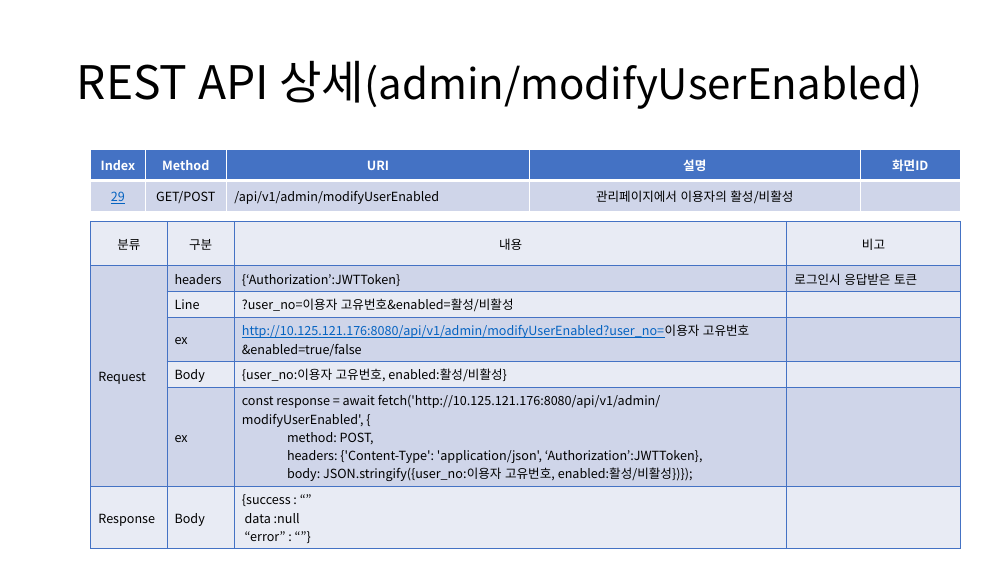
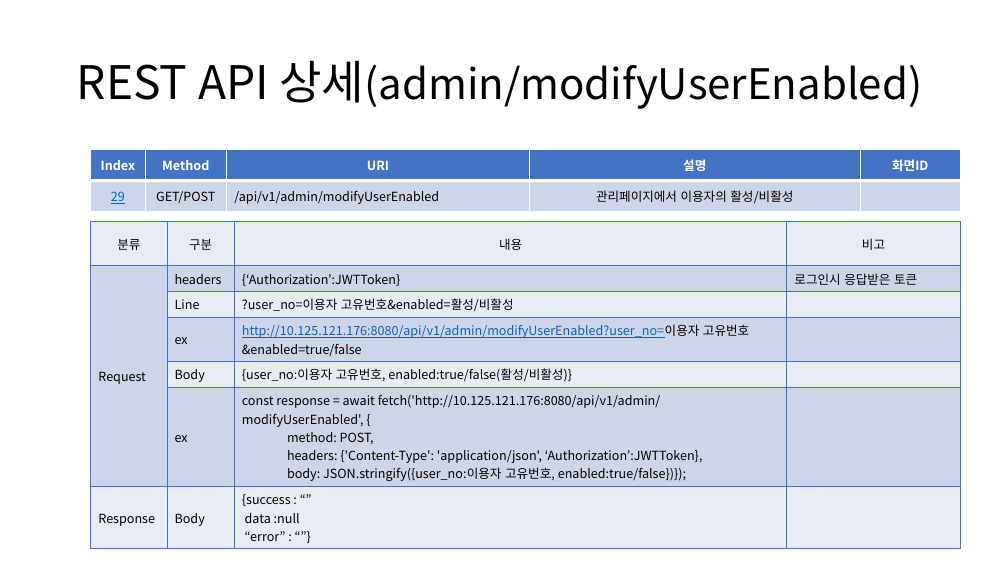
Before and after one commit to sujidaddy/workspace_miniproject, a slide deck: slide 52 of 미니프로젝트계획서제출용.pptx. Drawn at 1008x567 pixels with LibreOffice and Linux fonts; fonts in the diff are those of the drawing. Boxes give left, top, right and bottom in pixels: in the first picture for what was removed or moved away, otherwise in the second. Text is boxed around its words. In the diff, an @@ line names an element or a change of style, - is before the commit and + after.

```diff
--- a/미니프로젝트계획서제출용.pptx
+++ b/미니프로젝트계획서제출용.pptx
@@ table at [91,222,960,545] @@
-row 5, column 3: {user_no:이용자 고유번호, enabled:활성/비활성}
+row 5, column 3: {user_no:이용자 고유번호, enabled:true/false(활성/비활성)}
-row 6, column 3: const response = await fetch('http://10.125.121.176:8080/api/v1/admin/modifyUserEnabled', { / method: POST, / headers: {'Content-Type': 'application/json', ‘Authorization’:JWTToken}, / body: JSON.stringify({user_no:이용자 고유번호, enabled:활성/비활성})});
+row 6, column 3: const response = await fetch('http://10.125.121.176:8080/api/v1/admin/modifyUserEnabled', { / method: POST, / headers: {'Content-Type': 'application/json', ‘Authorization’:JWTToken}, / body: JSON.stringify({user_no:이용자 고유번호, enabled:true/false})});
```
Also in this commit, not shown: 8 other slides changed, 1 slide added, 3 other files.
